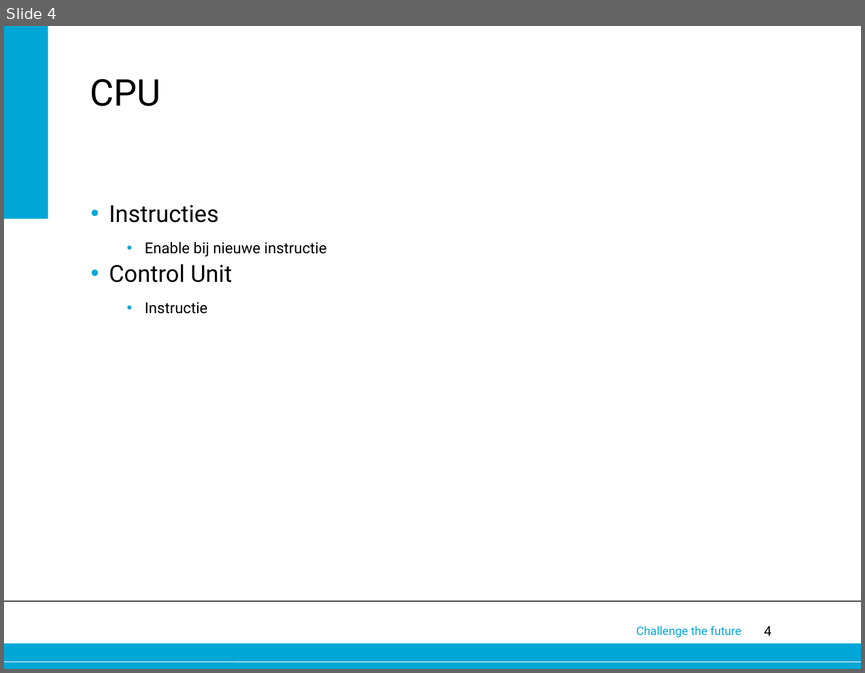
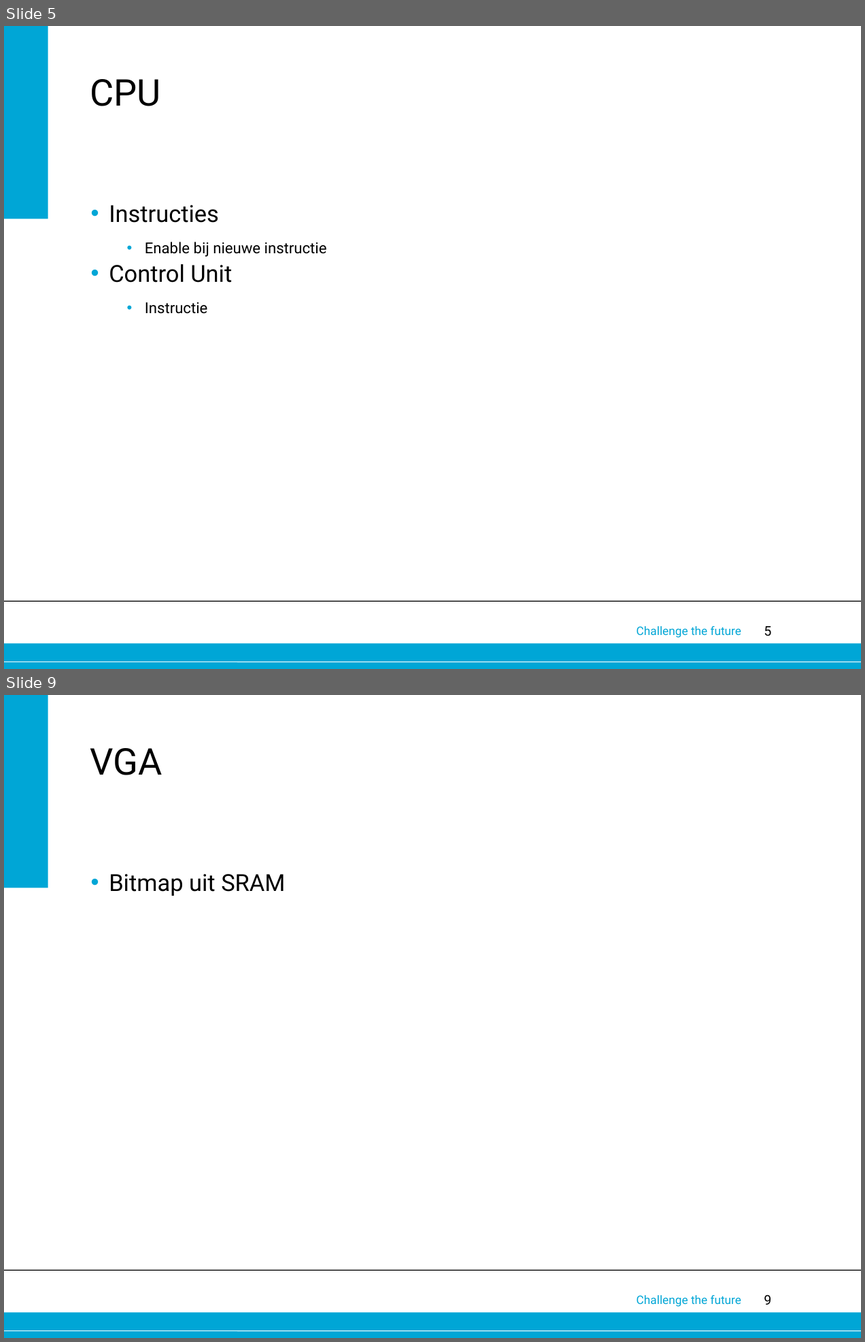
Before and after one commit to 0v3rf10w/epo3a5, a slide deck: Eindpresentatie.pptx. Shown one above the other, each under a label of ours: slide 4 before the commit, slides 5 and 9 after it; the slides between them are not shown. The pictures are 865x673 and 865x1342 pixels, drawn with LibreOffice and Linux fonts; fonts in the diff are those of the drawing; background and template pictures are left out. Boxes give left, top, right and bottom in pixels: in the first picture for what was removed or moved away, otherwise in the second. Text is boxed around its words. In the diff, an @@ line names an element or a change of style, - is before the commit and + after.

```diff
--- a/Eindpresentatie.pptx
+++ b/Eindpresentatie.pptx
@@ slide 9 added at [4, 695, 861, 1338], background #FFFFFF; not listed: 6 template elements that a slide beside it also shows @@
@@ title added at [90, 748, 162, 775], 44 pt, text #000000 @@
+VGA
@@ text added at [109, 874, 285, 896], 28 pt, text #000000 @@
+• Bitmap uit SRAM
@@ what was slide 4 is now slide 5 @@
@@ page number at [764, 626, 771, 636]: text changed @@
-4
+5
```
Also in this commit, not shown: 8 other slides added, 2 slides removed, 1 other file.
